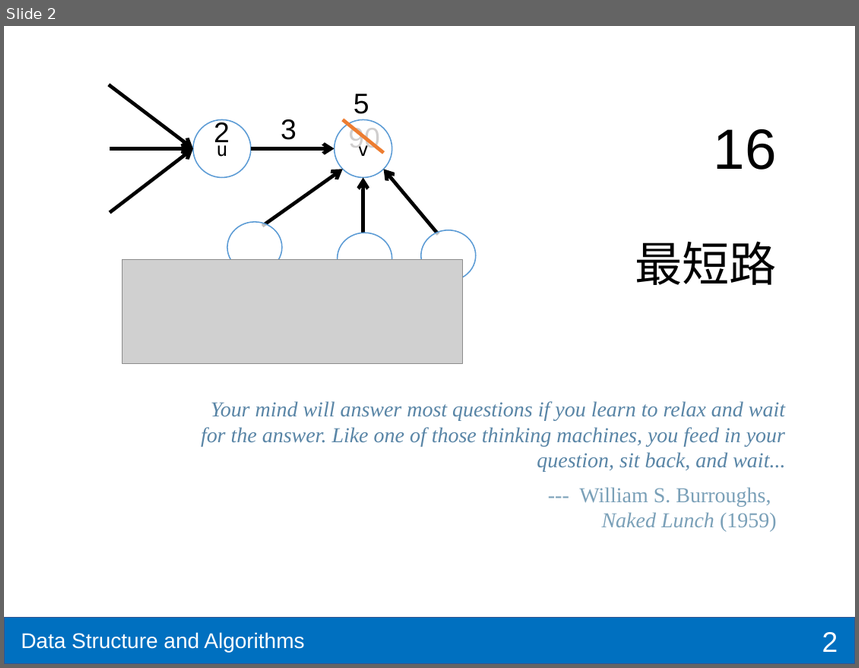
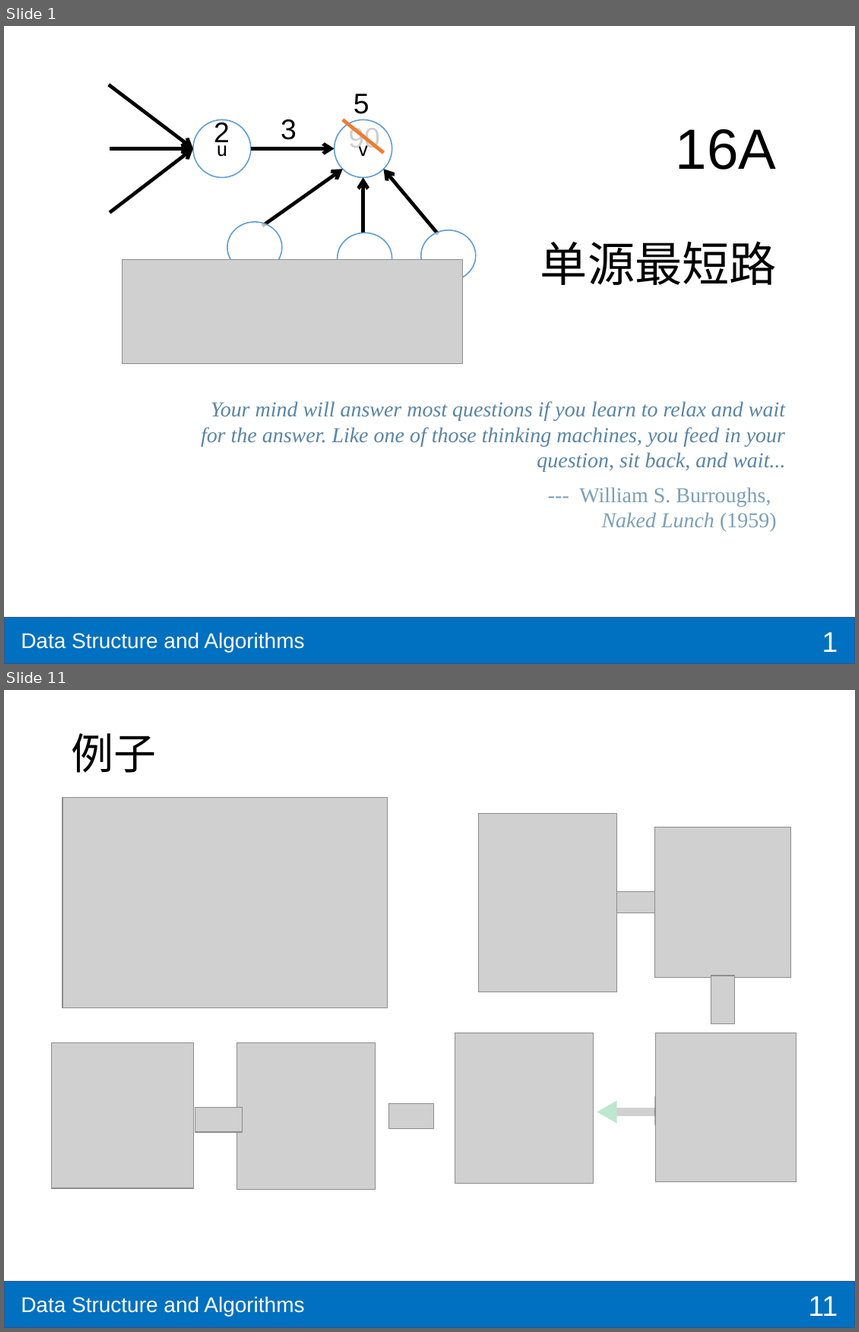
Before and after one commit to shzaiz/dx-public, a slide deck: notes/notes/ds-algo/ch16-spa.pptx. Shown one above the other, each under a label of ours: slide 2 before the commit, slides 1 and 11 after it; the slides between them are not shown. The pictures are 859x668 and 859x1332 pixels, drawn with LibreOffice and Linux fonts; fonts in the diff are those of the drawing; grey boxes stand for pictures. Boxes give left, top, right and bottom in pixels: in the first picture for what was removed or moved away, otherwise in the second. Text is boxed around its words. In the diff, an @@ line names an element or a change of style, - is before the commit and + after.

```diff
--- a/notes/notes/ds-algo/ch16-spa.pptx
+++ b/notes/notes/ds-algo/ch16-spa.pptx
@@ slide 11 added at (x1=4, y1=690, x2=855, y2=1328), background #FFFFFF; not listed: 2 template elements that a slide beside it also shows @@
@@ title added at (x1=71, y1=733, x2=156, y2=773), 36 pt, text #000000 @@
+例子
@@ picture added at (x1=63, y1=797, x2=387, y2=1008) @@
@@ picture added at (x1=479, y1=813, x2=617, y2=992) @@
@@ picture added at (x1=655, y1=828, x2=791, y2=978) @@
@@ picture added at (x1=617, y1=891, x2=656, y2=913) @@
@@ picture added at (x1=711, y1=976, x2=735, y2=1024) @@
@@ picture added at (x1=52, y1=1043, x2=194, y2=1189) @@
@@ picture added at (x1=237, y1=1043, x2=375, y2=1189) @@
@@ picture added at (x1=455, y1=1033, x2=593, y2=1182) @@
@@ picture added at (x1=656, y1=1033, x2=797, y2=1182) @@
@@ rectangle added at (x1=590, y1=1084, x2=655, y2=1108), fill #FFFFFF @@
@@ picture added at (x1=614, y1=1097, x2=655, y2=1125) @@
@@ picture added at (x1=196, y1=1107, x2=243, y2=1132) @@
@@ picture added at (x1=389, y1=1103, x2=434, y2=1129) @@
@@ rectangle added at (x1=590, y1=1116, x2=655, y2=1140), fill #FFFFFF @@
@@ triangle added at (x1=598, y1=1100, x2=617, y2=1123), fill #BDE7CE @@
@@ page number added at (x1=809, y1=1296, x2=838, y2=1316), 24 pt, text #FFFFFF @@
+11
@@ what was slide 2 is now slide 1 @@
@@ slide 1 changed as well @@
@@ text at (x1=676, y1=129, x2=777, y2=170): text changed @@
-16
+16A
@@ text at (x1=541, y1=241, x2=777, y2=285): text changed @@
-最短路
+单源最短路
@@ page number at (x1=823, y1=632, x2=838, y2=652): text changed @@
-2
+1
```
Also in this commit, not shown: 28 other slides added, 21 other files.
